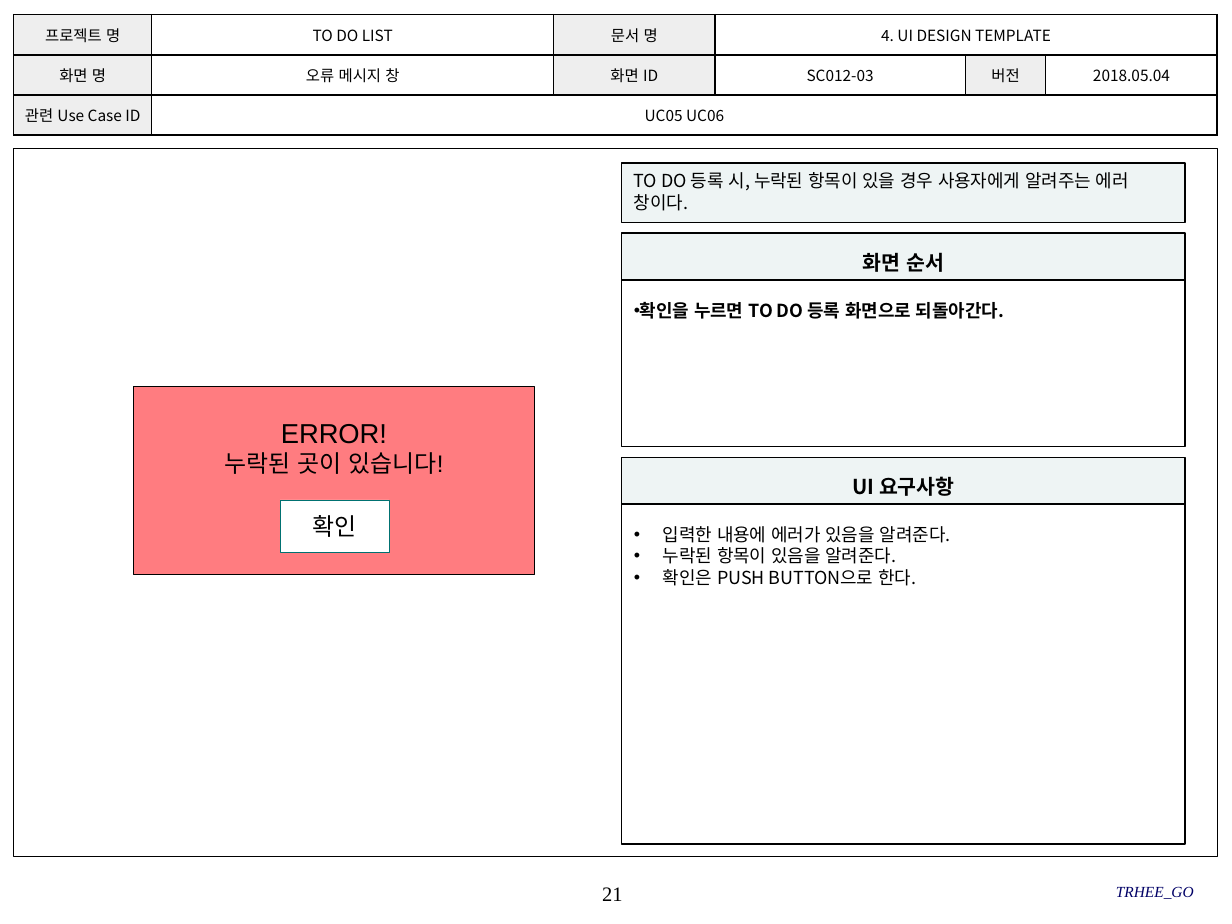
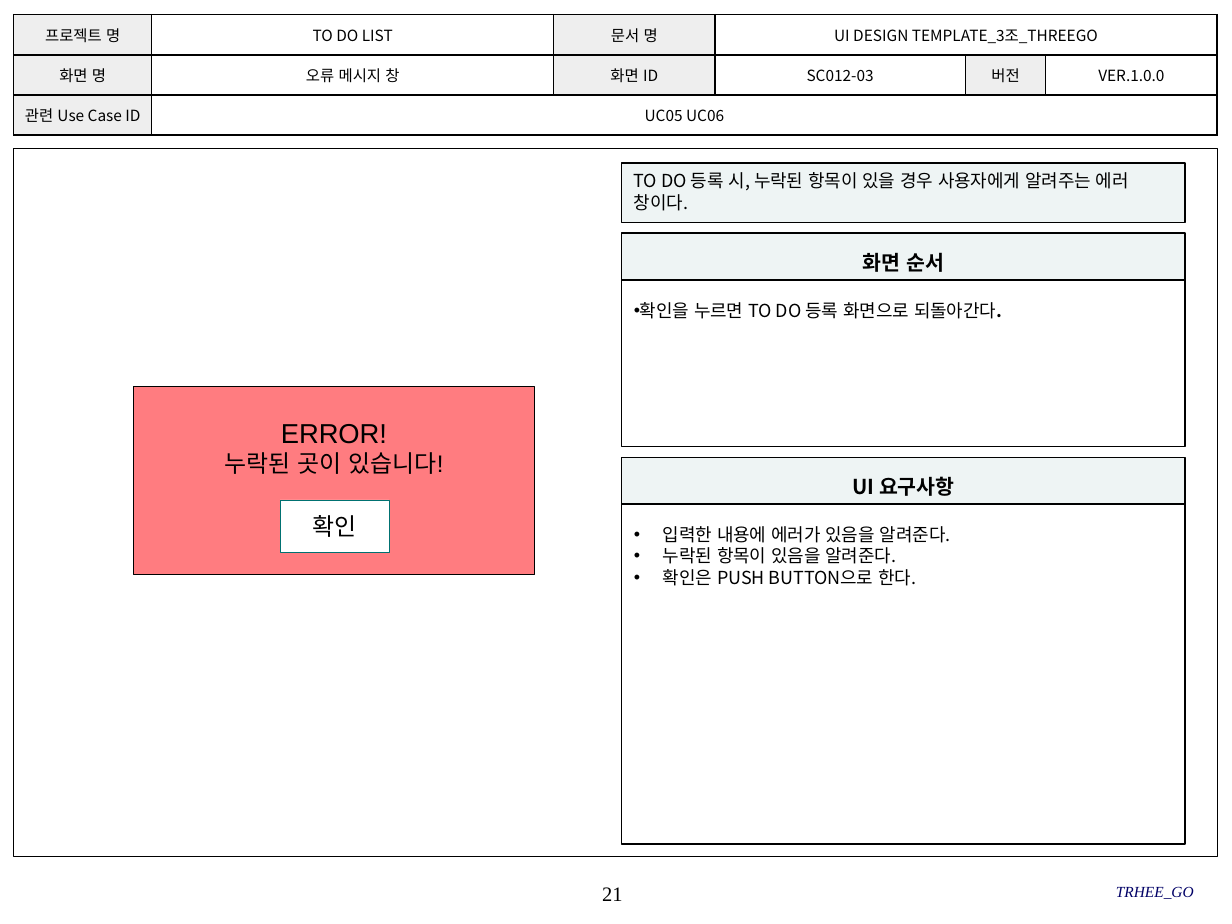
Before and after one commit to SMU-SE-Admin/18-1_3_THREEGO_Doc, a slide deck: slide 21 of 03 설계/UI Design Template_3조_THREEGO.pptx. Drawn at 1232x924 pixels with LibreOffice and Linux fonts; fonts in the diff are those of the drawing; background and template pictures are left out. Boxes give left, top, right and bottom in pixels: in the first picture for what was removed or moved away, otherwise in the second. Text is boxed around its words. In the diff, an @@ line names an element or a change of style, - is before the commit and + after.

```diff
--- a/03 설계/UI Design Template_3조_THREEGO.pptx
+++ b/03 설계/UI Design Template_3조_THREEGO.pptx
@@ table at (x1=14, y1=15, x2=1216, y2=136) @@
-row 1, column 4: 4. UI DESIGN TEMPLATE
+row 1, column 4: UI DESIGN TEMPLATE_3조_THREEGO
-row 2, column 6: 2018.05.04
+row 2, column 6: VER.1.0.0
@@ rectangle "확인을 누르면 TO DO 등록 ..." at (x1=622, y1=280, x2=1186, y2=446): bold off @@
```
Also in this commit, not shown: 22 other slides changed.
